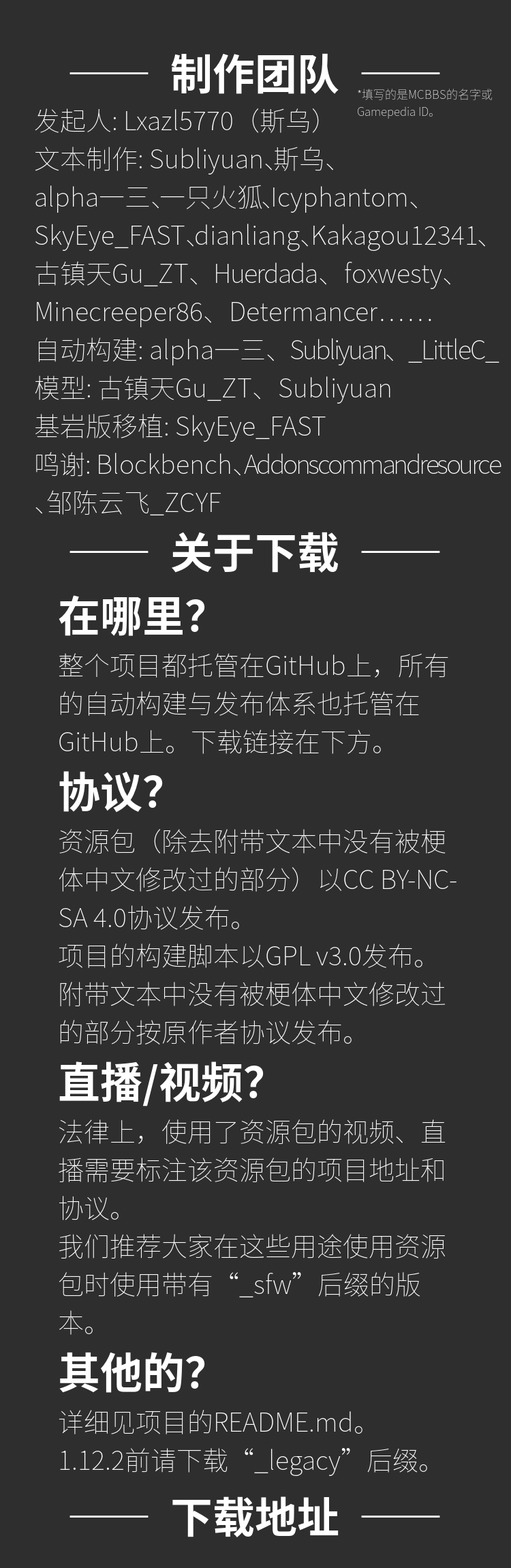
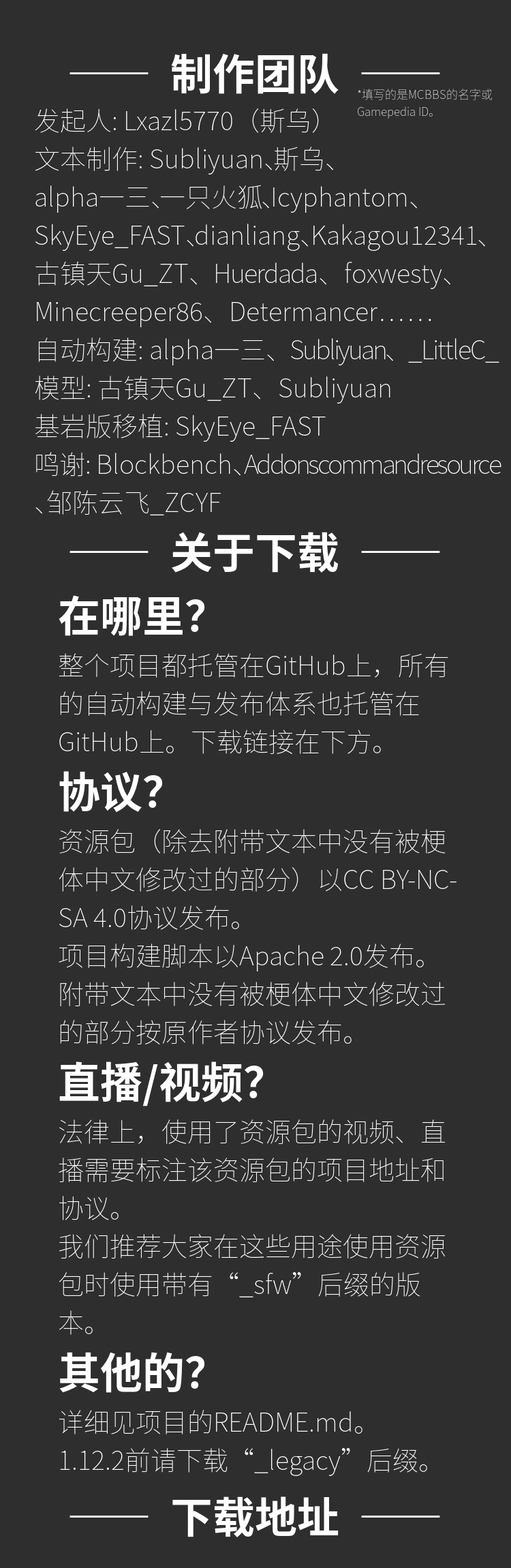
Layers edited between the first and the second (511, 1568) image:
painted on "在哪里？ ..." over [110, 943, 425, 972]
